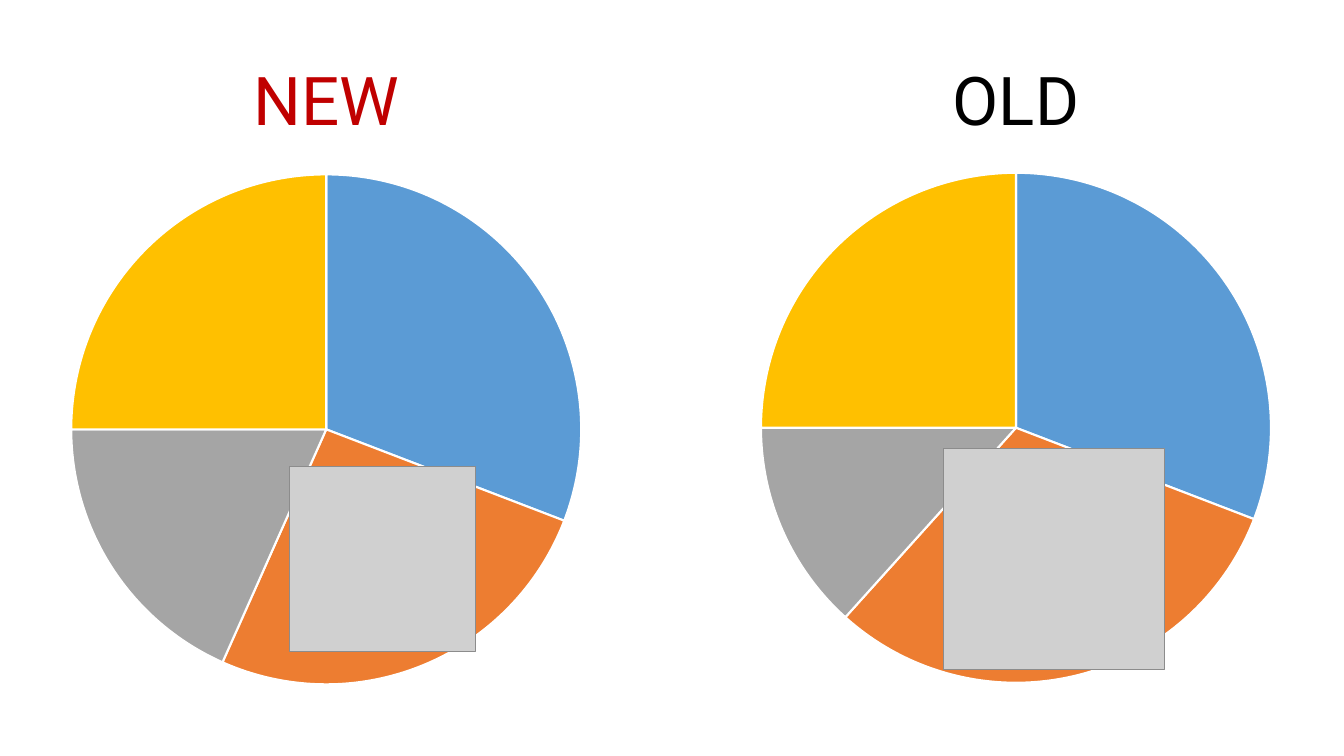
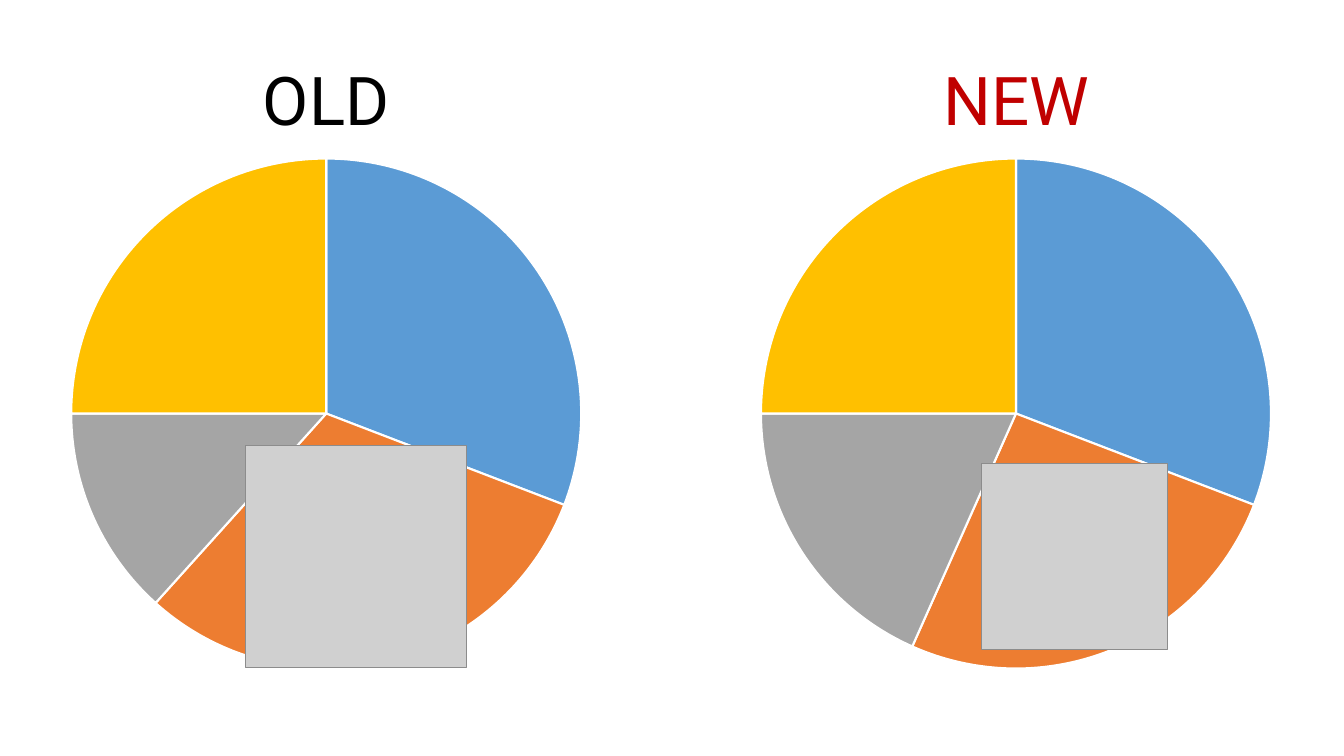
Before and after one commit to rkhaimov/brain-gym, a slide deck: slide 84 of Презентация.pptx. Drawn at 1344x756 pixels with LibreOffice and Linux fonts; fonts in the diff are those of the drawing; grey boxes stand for pictures; background and template pictures are left out. Boxes give left, top, right and bottom in pixels: in the first picture for what was removed or moved away, otherwise in the second. Text is boxed around its words. In the diff, an @@ line names an element or a change of style, - is before the commit and + after.

```diff
--- a/Презентация.pptx
+++ b/Презентация.pptx
@@ text "OLD": place and size @@
-text "OLD" at bbox=[953, 76, 1079, 126]
+text "OLD" at bbox=[263, 76, 389, 126]
@@ text "NEW": place and size @@
-text "NEW" at bbox=[253, 77, 399, 125]
+text "NEW" at bbox=[943, 77, 1089, 125]
@@ pie chart: place and size @@
-pie chart at bbox=[0, 160, 729, 699]
+pie chart at bbox=[0, 144, 729, 683]
@@ pie chart at bbox=[0, 144, 729, 683] @@
@@ Series 1, 2: 26 to 31 @@
@@ Series 1, 3: 18 to 13 @@
@@ pie chart at bbox=[613, 144, 1344, 683] @@
@@ Series 1, 2: 31 to 26 @@
@@ Series 1, 3: 13 to 18 @@
@@ pie chart: place and size @@
-pie chart at bbox=[613, 159, 1344, 698]
+pie chart at bbox=[613, 144, 1344, 683]
@@ picture: place and size @@
-picture at bbox=[944, 449, 1165, 669]
+picture at bbox=[245, 446, 466, 666]
@@ picture: place and size @@
-picture at bbox=[290, 466, 476, 651]
+picture at bbox=[982, 464, 1168, 649]
```
Also in this commit, not shown: 49 other slides changed, 1 slide added, 1 slide removed.
